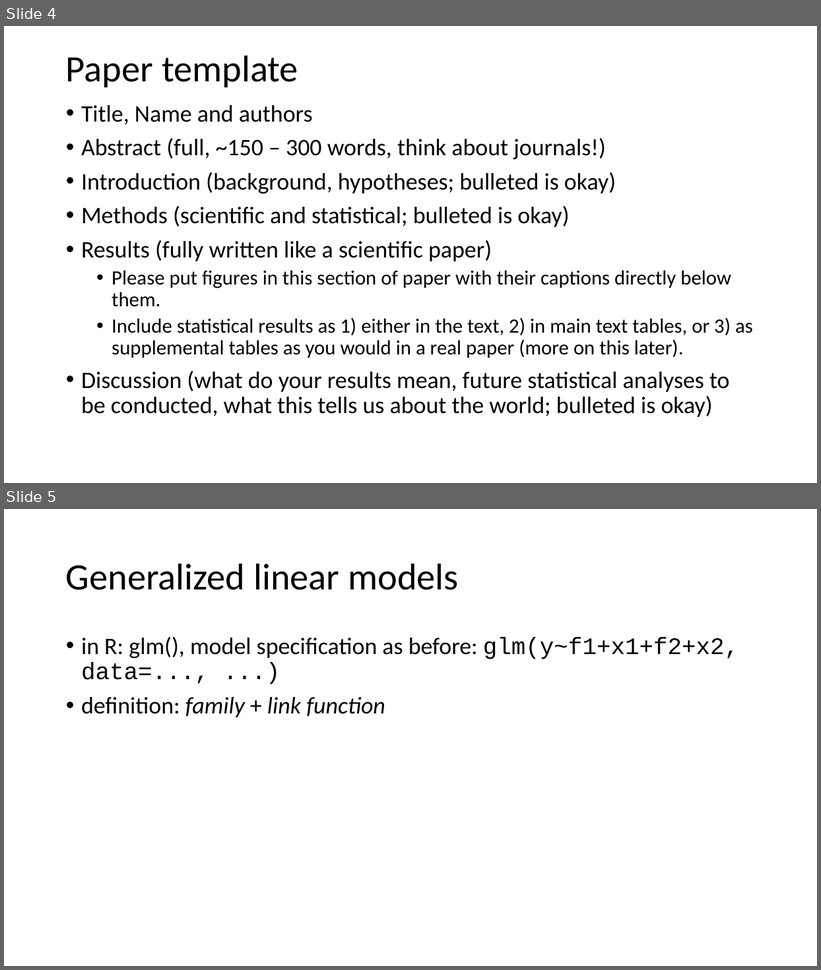
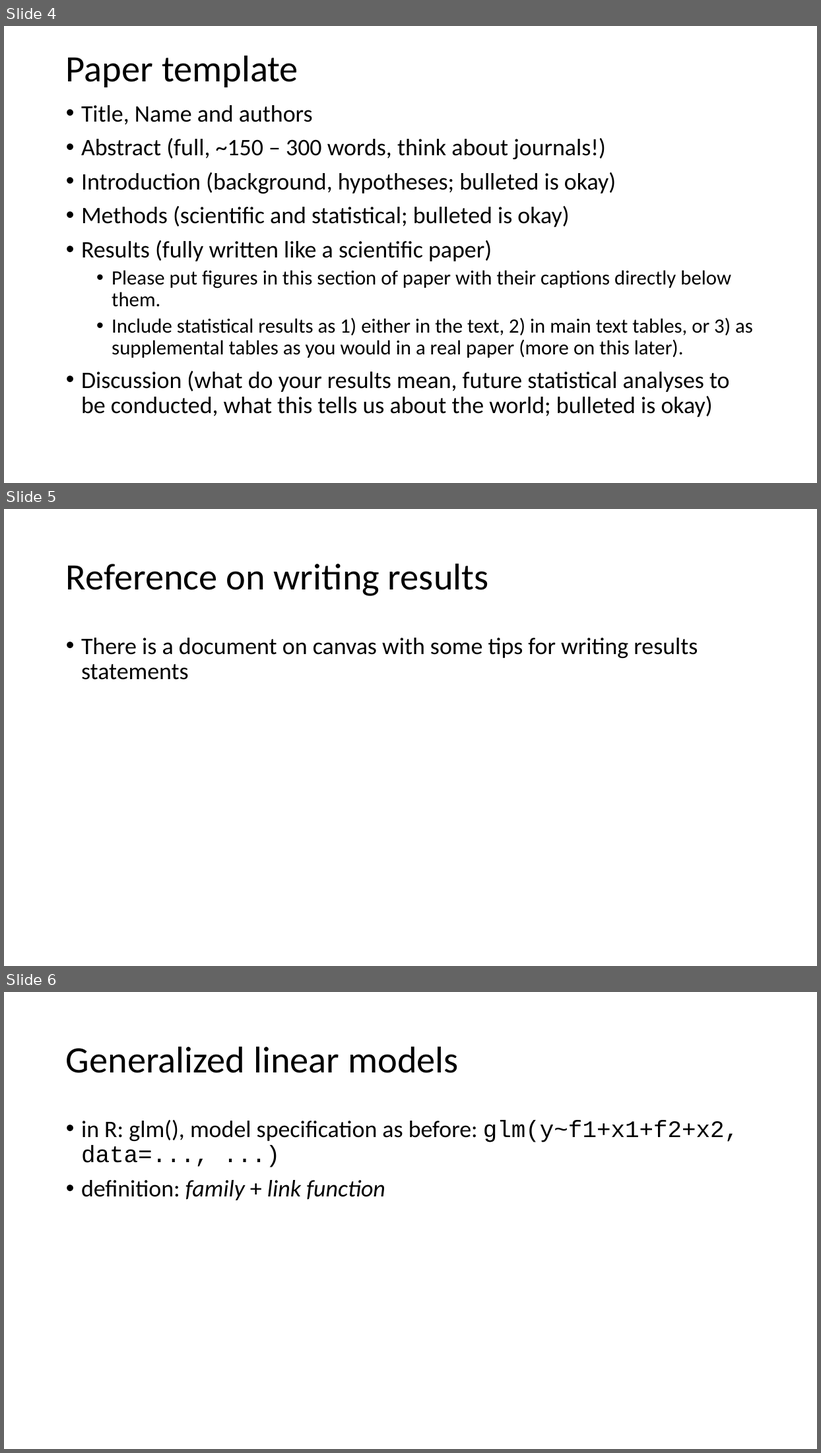
Before and after one commit to VTQuantMethodsEEB/klangwig, a slide deck: lectures/le10_glms.pptx. Shown one above the other, each under a label of ours: slides 4 and 5 before the commit, slides 4, 5 and 6 after it. The pictures are 821x970 and 821x1453 pixels, drawn with LibreOffice and Linux fonts; fonts in the diff are those of the drawing. Boxes give left, top, right and bottom in pixels: in the first picture for what was removed or moved away, otherwise in the second. Text is boxed around its words. In the diff, an @@ line names an element or a change of style, - is before the commit and + after.

```diff
--- a/lectures/le10_glms.pptx
+++ b/lectures/le10_glms.pptx
@@ slide 5 added at (4, 509, 817, 966), background #FFFFFF @@
@@ title added at (66, 563, 489, 596), 44 pt, text #000000 @@
+Reference on writing results
@@ text added at (81, 638, 698, 680), 28 pt, text #000000 @@
+• There is a document on canvas with some tips for writing results statements
@@ what was slide 5 is now slide 6 @@
```
Also in this commit, not shown: 5 slides changed, 2 other files.
